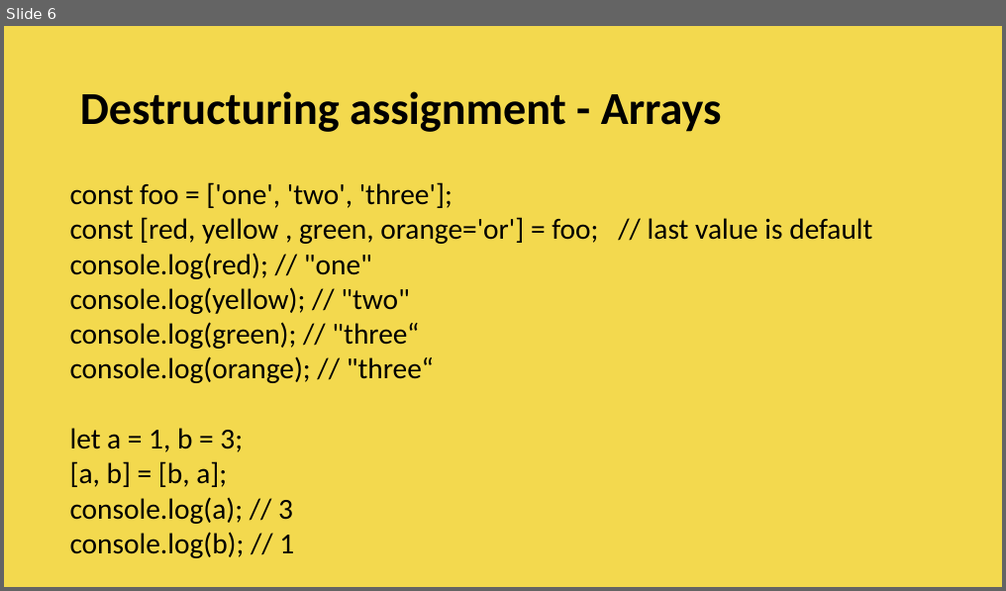
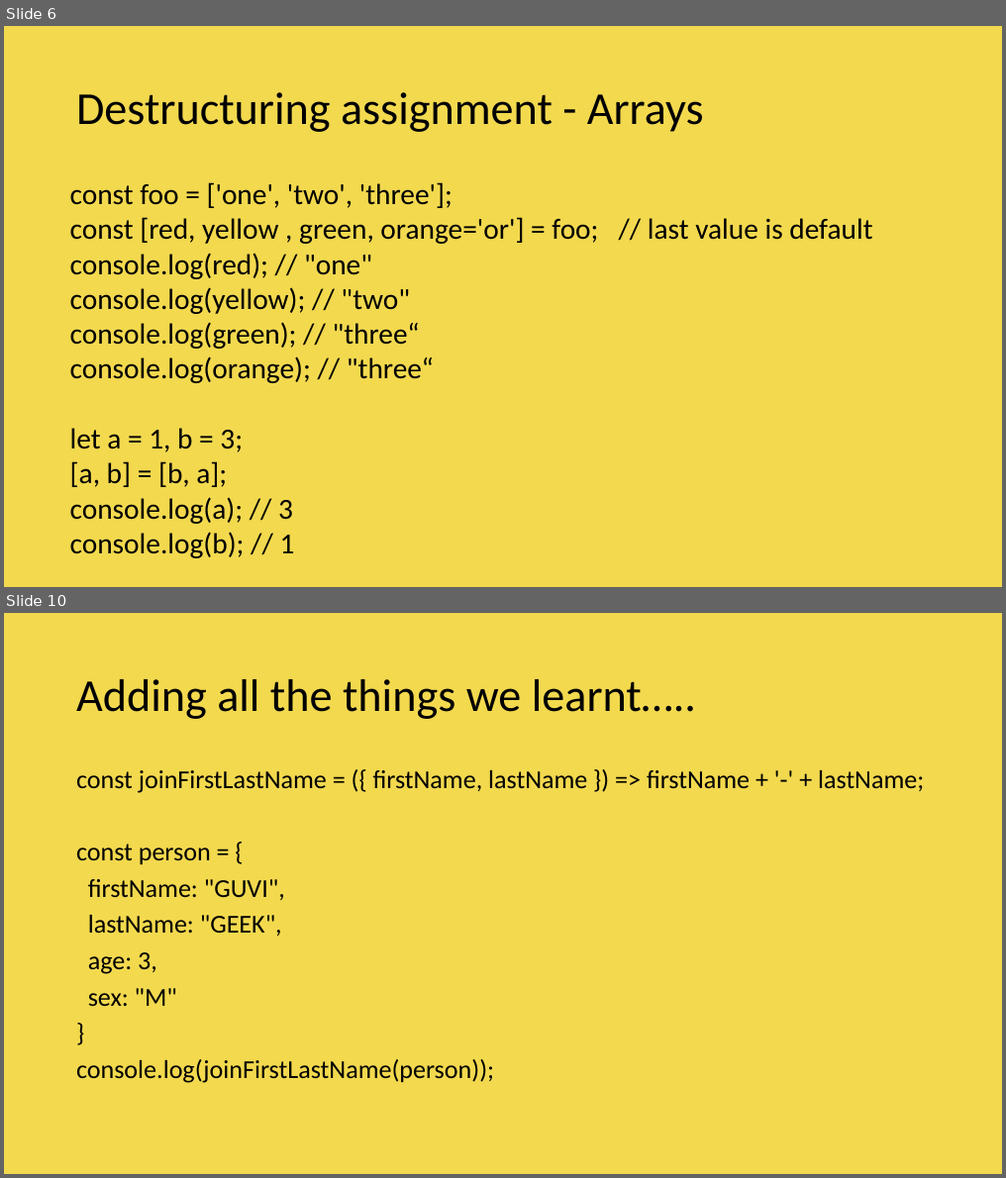
Before and after one commit to vishwanantha/javascript-101, a slide deck: ppt/003 - Spread Operator.pptx. Shown one above the other, each under a label of ours: slide 6 before the commit, slides 6 and 10 after it; the slides between them are not shown. The pictures are 1006x591 and 1006x1178 pixels, drawn with LibreOffice and Linux fonts; fonts in the diff are those of the drawing. Boxes give left, top, right and bottom in pixels: in the first picture for what was removed or moved away, otherwise in the second. Text is boxed around its words. In the diff, an @@ line names an element or a change of style, - is before the commit and + after.

```diff
--- a/ppt/003 - Spread Operator.pptx
+++ b/ppt/003 - Spread Operator.pptx
@@ slide 10 added at [4, 613, 1002, 1174], background #F3D94E @@
@@ title added at [76, 679, 696, 719], 44 pt, text #000000 @@
+Adding all the things we learnt…..
@@ text added at [76, 770, 924, 1083], 24.9 pt, text #000000 @@
+const joinFirstLastName = ({ firstName, lastName }) => firstName + '-' + lastName;
+const person = {
+firstName: "GUVI",
+lastName: "GEEK",
+age: 3,
+sex: "M"
+}
+console.log(joinFirstLastName(person));
@@ slide 6 changed as well @@
@@ title "Destructuring assignment - Arrays" at [76, 92, 704, 132]: bold off @@
```
Also in this commit, not shown: 6 other slides changed, 3 other slides added.
